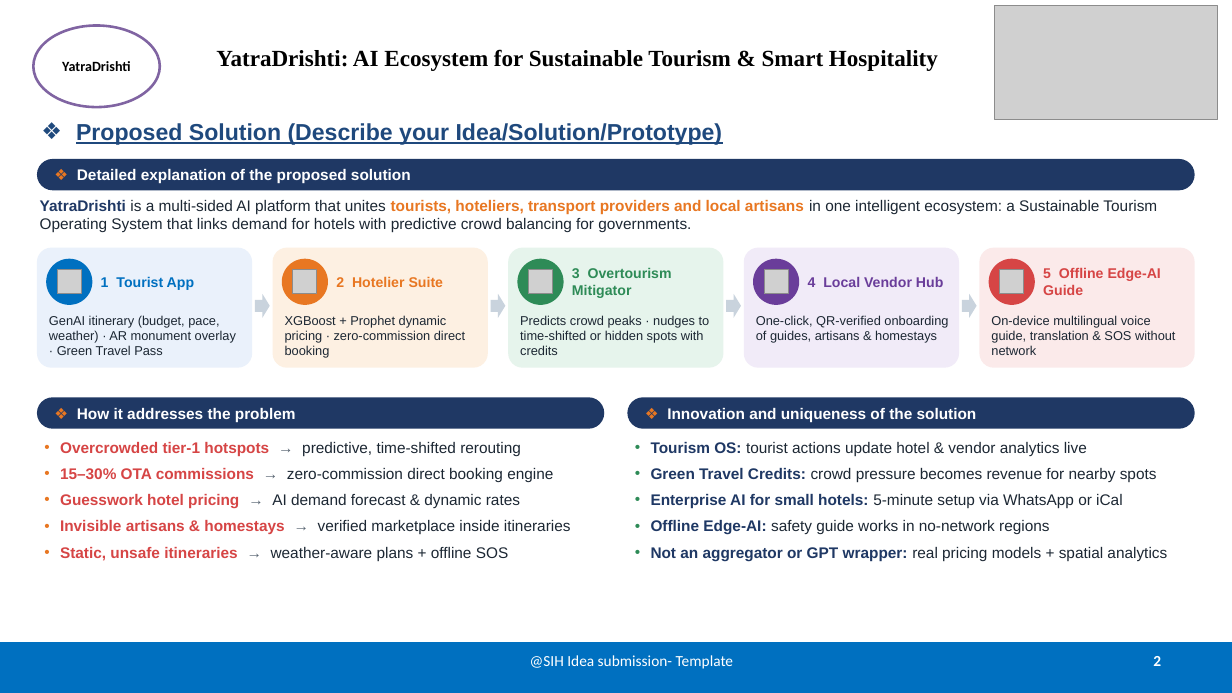
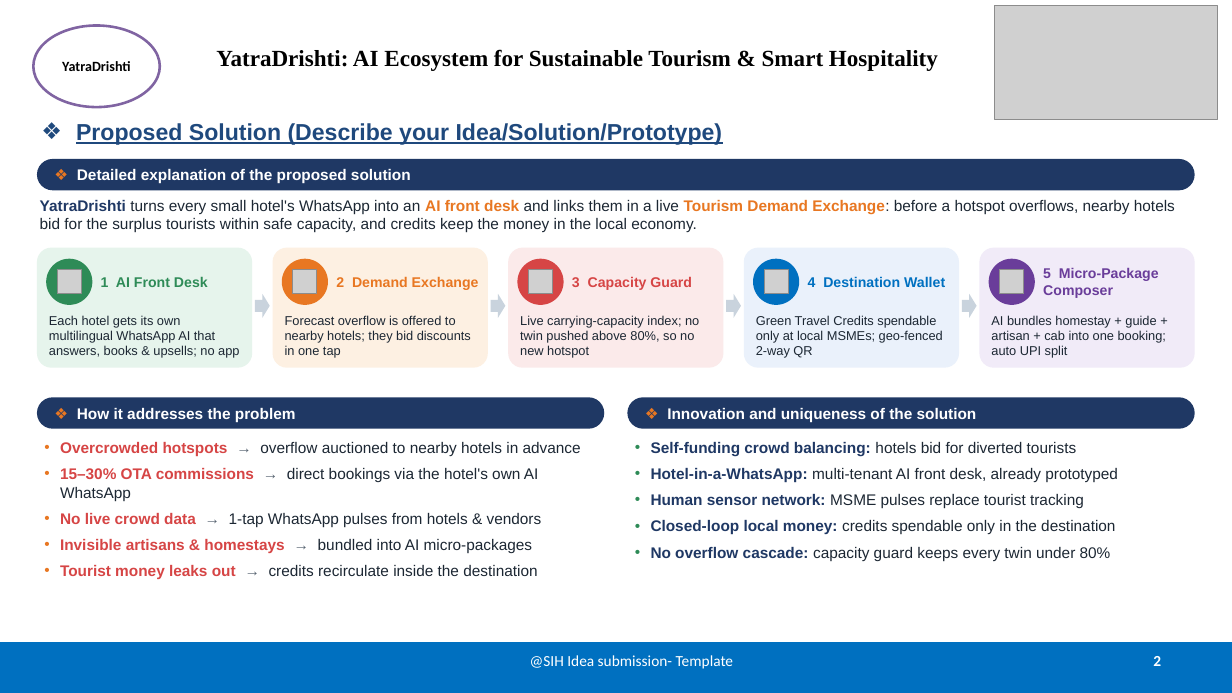
Before and after one commit to aswinvensiva-crypto/PRAHARI, a slide deck: slide 2 of SIH_Submission/YatraDrishti_SIH_Idea_Presentation.pptx. Drawn at 1232x693 pixels with LibreOffice and Linux fonts; fonts in the diff are those of the drawing; grey boxes stand for pictures. Boxes give left, top, right and bottom in pixels: in the first picture for what was removed or moved away, otherwise in the second. Text is boxed around its words. In the diff, an @@ line names an element or a change of style, - is before the commit and + after.

```diff
--- a/SIH_Submission/YatraDrishti_SIH_Idea_Presentation.pptx
+++ b/SIH_Submission/YatraDrishti_SIH_Idea_Presentation.pptx
@@ text at (40, 200, 1175, 233): text changed @@
-YatraDrishti is a multi-sided AI platform that unites tourists, hoteliers, transport providers and local artisans in one intelligent ecosystem: a Sustainable Tourism Operating System that links demand for hotels with predictive crowd balancing for governments.
+YatraDrishti turns every small hotel's WhatsApp into an AI front desk and links them in a live Tourism Demand Exchange: before a hotspot overflows, nearby hotels bid for the surplus tourists within safe capacity, and credits keep the money in the local economy.
@@ rounded rectangle at (37, 248, 252, 368): fill #EAF1FB to #E6F4EC @@
@@ ellipse at (46, 259, 92, 305): fill #0070C0 to #2E8B57 @@
@@ rounded rectangle at (508, 248, 724, 368): fill #E6F4EC to #FBEAEA @@
@@ ellipse at (518, 259, 564, 305): fill #2E8B57 to #D64545 @@
@@ rounded rectangle at (744, 248, 959, 368): fill #F1EBF8 to #EAF1FB @@
@@ ellipse at (753, 259, 799, 305): fill #6A3D9A to #0070C0 @@
@@ rounded rectangle at (980, 248, 1195, 368): fill #FBEAEA to #F1EBF8 @@
@@ ellipse at (989, 259, 1035, 305): fill #D64545 to #6A3D9A @@
@@ text at (1043, 268, 1159, 298): text changed; text colour #D64545 to #6A3D9A @@
-5 Offline Edge-AI Guide
+5 Micro-Package Composer
@@ text at (101, 276, 208, 287): text changed; text colour #0070C0 to #2E8B57 @@
-1 Tourist App
+1 AI Front Desk
@@ text at (336, 276, 479, 290): text changed @@
-2 Hotelier Suite
+2 Demand Exchange
@@ text at (572, 277, 692, 290): text changed; text colour #2E8B57 to #D64545 @@
-3 Overtourism Mitigator
+3 Capacity Guard
@@ text at (808, 276, 945, 287): text changed; text colour #6A3D9A to #0070C0 @@
-4 Local Vendor Hub
+4 Destination Wallet
@@ text at (49, 315, 239, 358): text changed @@
-GenAI itinerary (budget, pace, weather) · AR monument overlay · Green Travel Pass
+Each hotel gets its own multilingual WhatsApp AI that answers, books & upsells; no app
@@ text at (285, 315, 471, 358): text changed @@
-XGBoost + Prophet dynamic pricing · zero-commission direct booking
+Forecast overflow is offered to nearby hotels; they bid discounts in one tap
@@ text at (520, 315, 699, 358): text changed @@
-Predicts crowd peaks · nudges to time-shifted or hidden spots with credits
+Live carrying-capacity index; no twin pushed above 80%, so no new hotspot
@@ text at (756, 315, 943, 358): text changed @@
-One-click, QR-verified onboarding of guides, artisans & homestays
+Green Travel Credits spendable only at local MSMEs; geo-fenced 2-way QR
@@ text at (991, 315, 1166, 358): text changed @@
-On-device multilingual voice guide, translation & SOS without network
+AI bundles homestay + guide + artisan + cab into one booking; auto UPI split
@@ text at (60, 442, 581, 579): text changed @@
-• Overcrowded tier-1 hotspots → predictive, time-shifted rerouting
-• 15–30% OTA commissions → zero-commission direct booking engine
-• Guesswork hotel pricing → AI demand forecast & dynamic rates
-• Invisible artisans & homestays → verified marketplace inside itineraries
-• Static, unsafe itineraries → weather-aware plans + offline SOS
+• Overcrowded hotspots → overflow auctioned to nearby hotels in advance
+• 15–30% OTA commissions → direct bookings via the hotel's own AI WhatsApp
+• No live crowd data → 1-tap WhatsApp pulses from hotels & vendors
+• Invisible artisans & homestays → bundled into AI micro-packages
+• Tourist money leaks out → credits recirculate inside the destination
@@ text at (651, 442, 1118, 561): text changed @@
-• Tourism OS: tourist actions update hotel & vendor analytics live
-• Green Travel Credits: crowd pressure becomes revenue for nearby spots
-• Enterprise AI for small hotels: 5-minute setup via WhatsApp or iCal
-• Offline Edge-AI: safety guide works in no-network regions
-• Not an aggregator or GPT wrapper: real pricing models + spatial analytics
+• Self-funding crowd balancing: hotels bid for diverted tourists
+• Hotel-in-a-WhatsApp: multi-tenant AI front desk, already prototyped
+• Human sensor network: MSME pulses replace tourist tracking
+• Closed-loop local money: credits spendable only in the destination
+• No overflow cascade: capacity guard keeps every twin under 80%
```
Also in this commit, not shown: 4 other slides changed, 2 other files.
